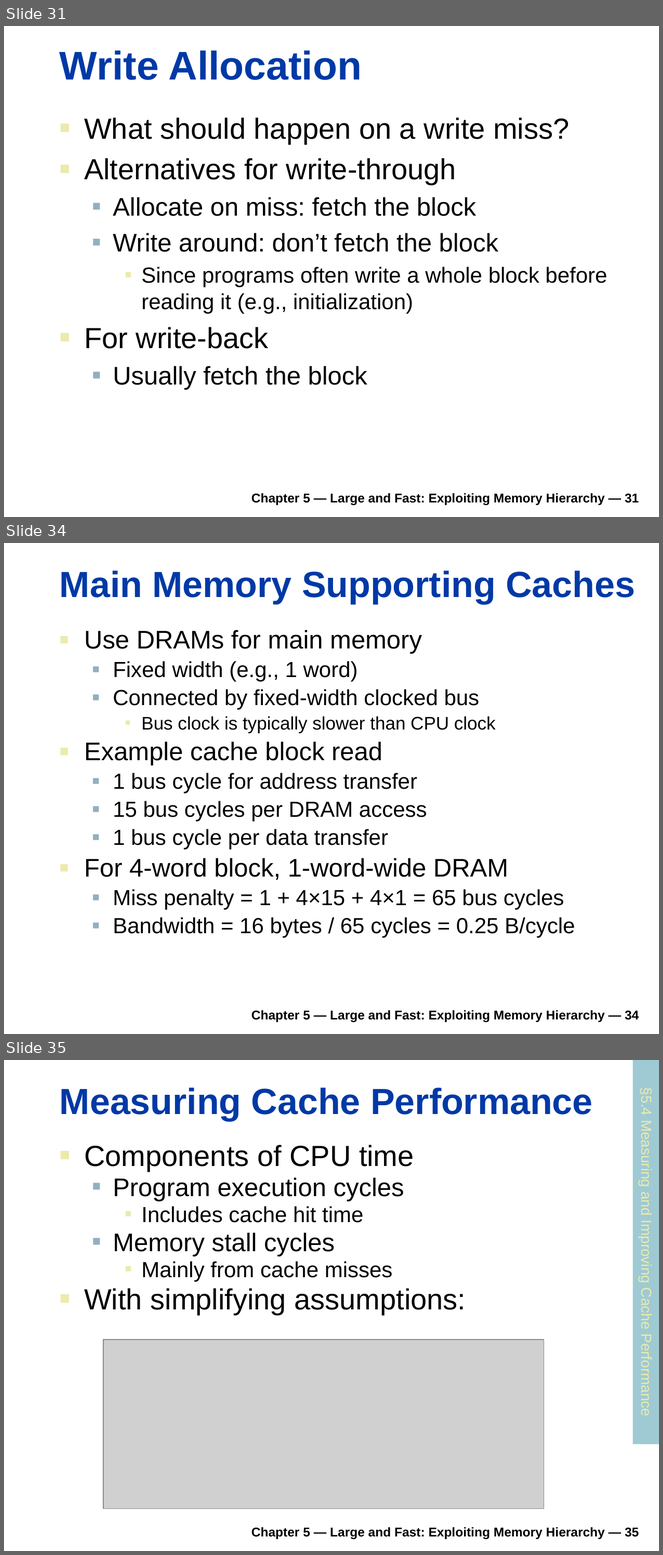
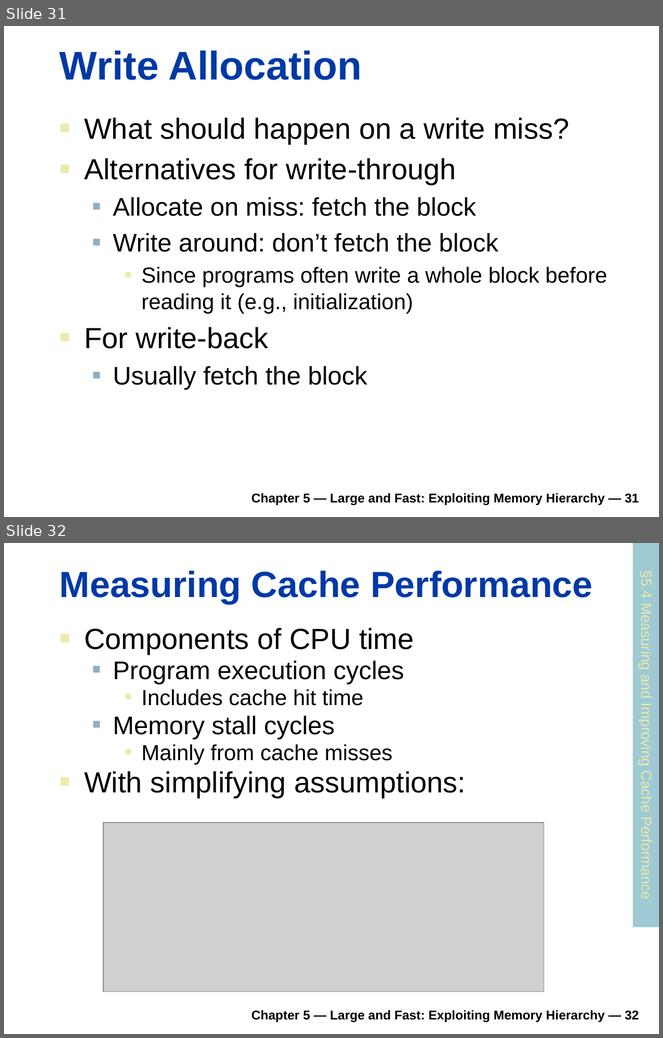
Before and after one commit to rifatshahriyar/rifatshahriyar.github.io, a slide deck: files/CSE305/CSE305_Chapter_5.pptx. Shown one above the other, each under a label of ours: slides 31, 34 and 35 before the commit, slides 31 and 32 after it; the slides between them are not shown. The pictures are 663x1555 and 663x1038 pixels, drawn with LibreOffice and Linux fonts; fonts in the diff are those of the drawing; grey boxes stand for pictures. Boxes give left, top, right and bottom in pixels: in the first picture for what was removed or moved away, otherwise in the second. Text is boxed around its words. In the diff, an @@ line names an element or a change of style, - is before the commit and + after.

Commit message:
CSE 305 Chapter 5

```diff
--- a/files/CSE305/CSE305_Chapter_5.pptx
+++ b/files/CSE305/CSE305_Chapter_5.pptx
@@ slide 34 removed at <box>4,543,659,1034</box>, background #FFFFFF @@
@@ title removed at <box>60,571,635,604</box> @@
-Main Memory Supporting Caches
@@ text removed at <box>84,630,575,938</box> @@
-■ Use DRAMs for main memory
-  ■ Fixed width (e.g., 1 word)
-  ■ Connected by fixed-width clocked bus
-    ■ Bus clock is typically slower than CPU clock
-■ Example cache block read
-  ■ 1 bus cycle for address transfer
-  ■ 15 bus cycles per DRAM access
-  ■ 1 bus cycle per data transfer
-■ For 4-word block, 1-word-wide DRAM
-  ■ Miss penalty = 1 + 4×15 + 4×1 = 65 bus cycles
-  ■ Bandwidth = 16 bytes / 65 cycles = 0.25 B/cycle
@@ text removed at <box>252,1010,639,1022</box> @@
-Chapter 5 — Large and Fast: Exploiting Memory Hierarchy — 34
@@ what was slide 35 is now slide 32 @@
@@ text at <box>252,1010,639,1022</box>: text changed @@
-Chapter 5 — Large and Fast: Exploiting Memory Hierarchy — 35
+Chapter 5 — Large and Fast: Exploiting Memory Hierarchy — 32
```
Also in this commit, not shown: 2 other slides removed, 2 other files.
